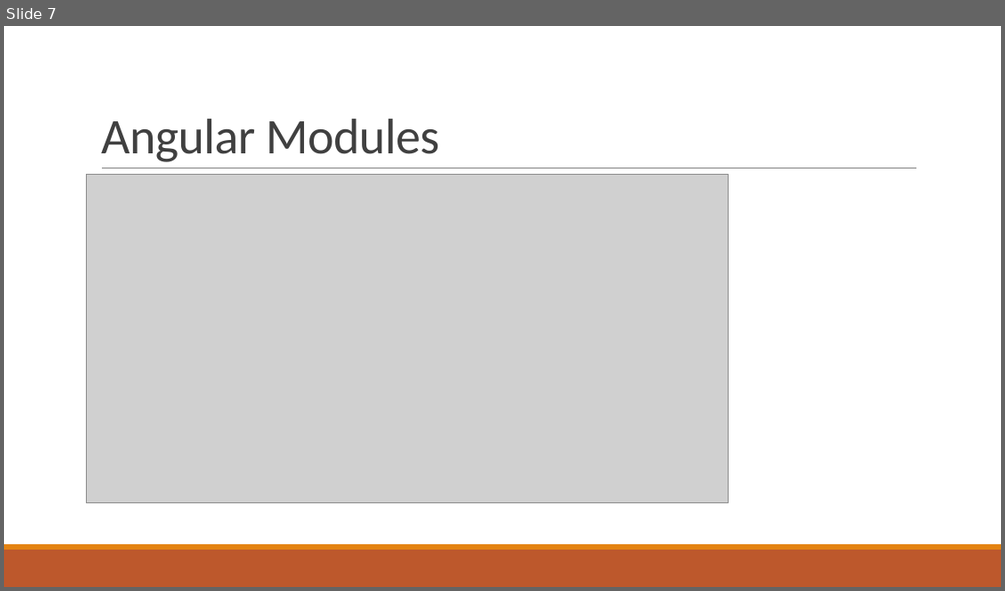
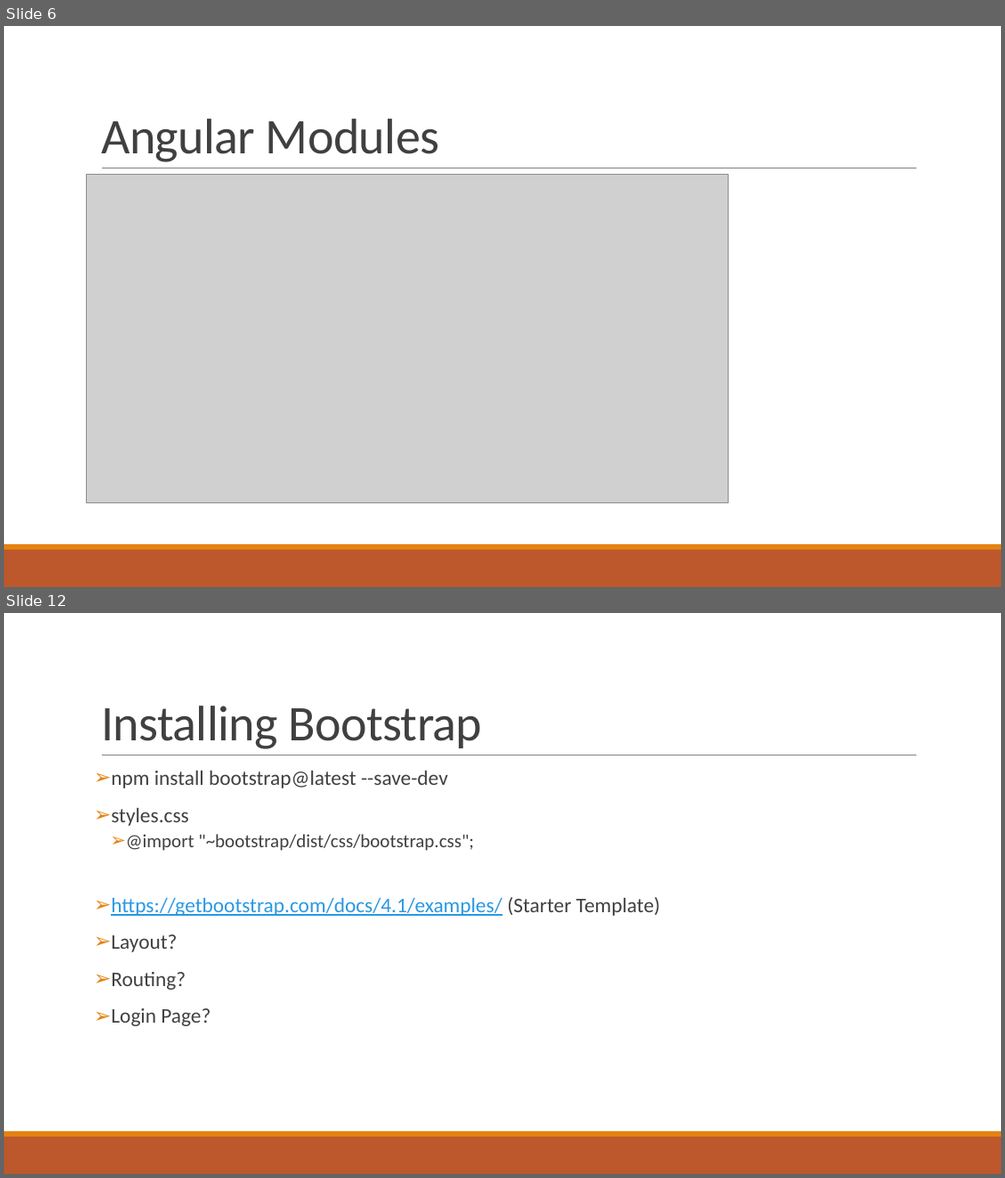
Before and after one commit to ozgurkaplan/KocAkademiAngularStarter, a slide deck: KocAkademi Angular.pptx. Shown one above the other, each under a label of ours: slide 7 before the commit, slides 6 and 12 after it; the slides between them are not shown. The pictures are 1005x591 and 1005x1178 pixels, drawn with LibreOffice and Linux fonts; fonts in the diff are those of the drawing; grey boxes stand for pictures. Boxes give left, top, right and bottom in pixels: in the first picture for what was removed or moved away, otherwise in the second. Text is boxed around its words. In the diff, an @@ line names an element or a change of style, - is before the commit and + after.

```diff
--- a/KocAkademi Angular.pptx
+++ b/KocAkademi Angular.pptx
@@ slide 12 added at (x1=4, y1=613, x2=1001, y2=1174), background #FFFFFF; not listed: 3 template elements that a slide beside it also shows @@
@@ title added at (x1=101, y1=706, x2=482, y2=749), 48 pt, text #404040 @@
+Installing Bootstrap
@@ text added at (x1=111, y1=771, x2=661, y2=1026), 20 pt, text #404040 @@
+➢ npm install bootstrap@latest --save-dev
+➢ styles.css
+  ➢ @import "~bootstrap/dist/css/bootstrap.css";
+➢ https://getbootstrap.com/docs/4.1/examples/ (Starter Template)
+➢ Layout?
+➢ Routing?
+➢ Login Page?
@@ what was slide 7 is now slide 6 @@
```
Also in this commit, not shown: 12 other slides added, 2 slides removed.
